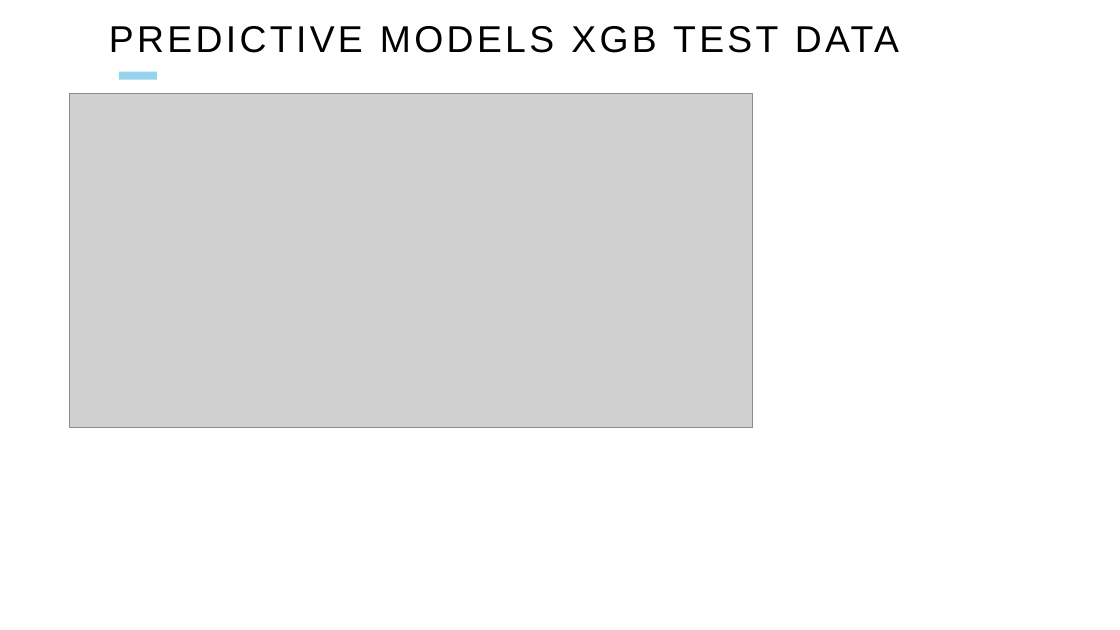
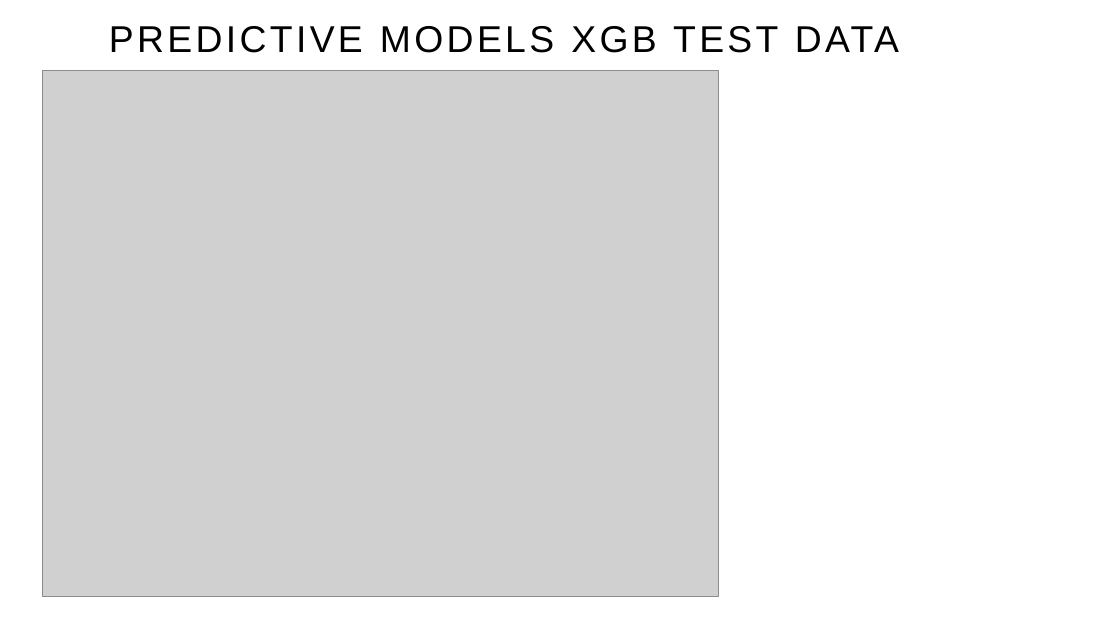
Before and after one commit to ifonseca69/project_2, a slide deck: slide 9 of Isaac_Fonseca/Creditcard_fraud_IF.pptx (slide 10 before the commit). Drawn at 1120x630 pixels with LibreOffice and Linux fonts; fonts in the diff are those of the drawing; grey boxes stand for pictures. Boxes give left, top, right and bottom in pixels: in the first picture for what was removed or moved away, otherwise in the second. Text is boxed around its words. In the diff, an @@ line names an element or a change of style, - is before the commit and + after.

Commit message:
Add updated presentation file

```diff
--- a/Isaac_Fonseca/Creditcard_fraud_IF.pptx
+++ b/Isaac_Fonseca/Creditcard_fraud_IF.pptx
@@ picture: place and size @@
-picture at (70,93,753,428)
+picture at (43,70,718,596)
@@ line removed from (119, 76) to (157, 76) @@
```
Also in this commit, not shown: 1 other slide changed, 1 slide removed.
